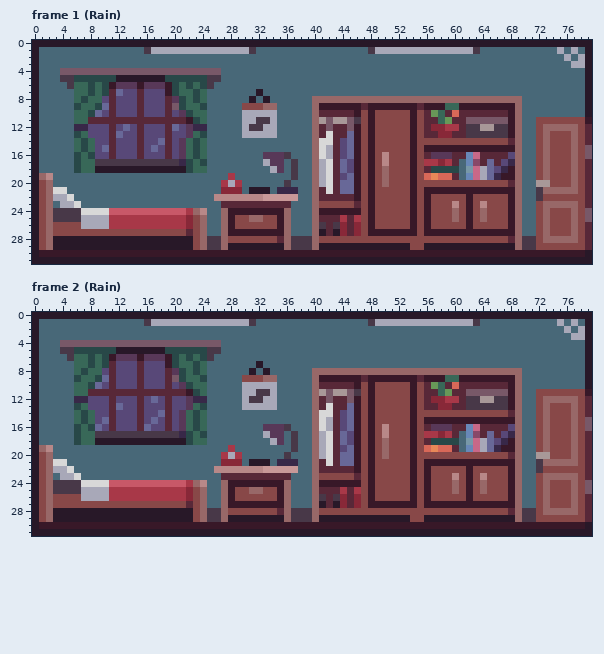
A pixel-art file gets an edit: aseprite_documents/Main_Bedroom.aseprite. The picture above was drawn from the file before the commit.
80x32 pixels, 24 frames. Shown: frame 1 (Rain), frame 2 (Rain). The commit also changed other frames, which this record leaves out.
New version:
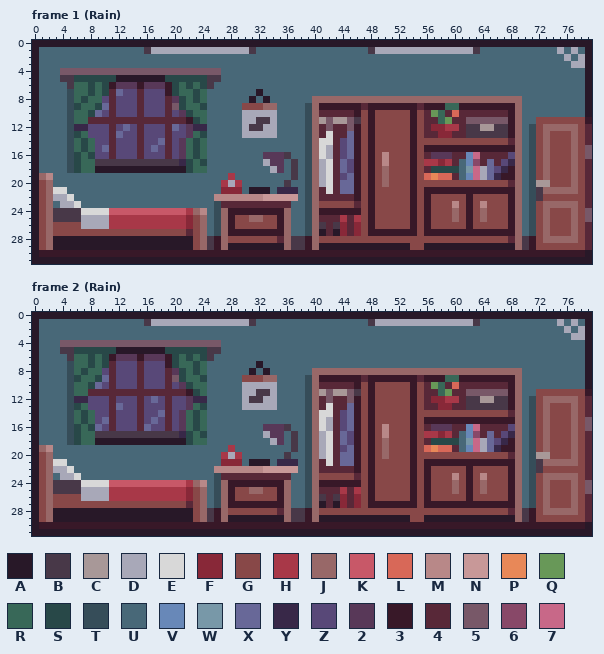
Palette (. is transparent): A #281828  B #483848  C #a89898  D #a8a8b8  E #d8d8d8  F #882838  G #884848  H #a83848  J #986868  K #c85868  L #d86858  M #b88888  N #c89898  P #e88858  Q #689858  R #386858  S #284848  T #364d59  U #486878  V #6888b8  W #7898a8  X #686898  Y #382848  Z #584878  2 #583858  3 #381828  4 #582838  5 #785868  6 #884868  7 #c86888
The commit says: chore(aseprite): update the banner art asprite document
From old to new:
Frame 1 (Rain), layer "Walls":
Colour 3 replaces colour B in rows 28 to 29 at x 26, 39 and 71.
Colour T replaces colour U in rows 7 to 8 at x 5; in rows 9 to 11 at x 5 and 39; in rows 12 to 18 at x 5, 39 and 71; in rows 19 to 22 at x 39 and 71; in rows 23 to 27 at x 26, 39 and 71.
Frame 2 (Rain), layer "Walls": the same change as frame 1 (Rain)
